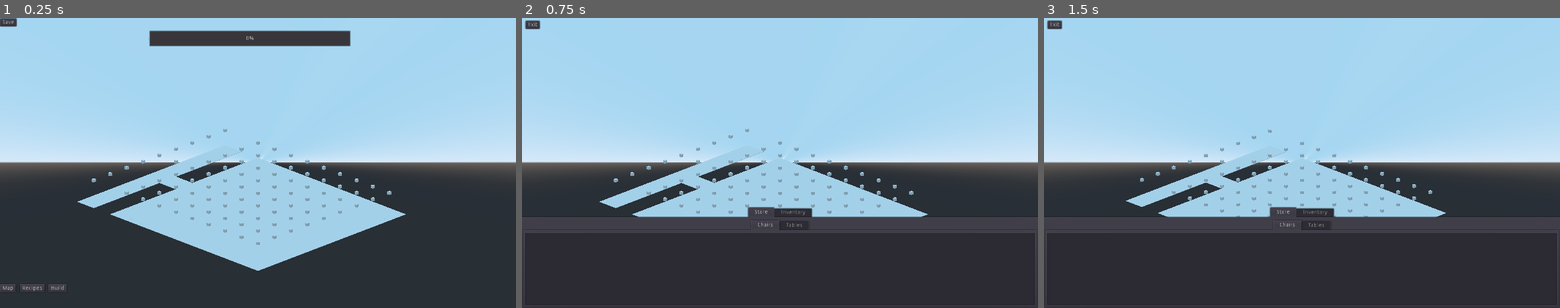
Above: before the commit, frames 1-3 (left to right).
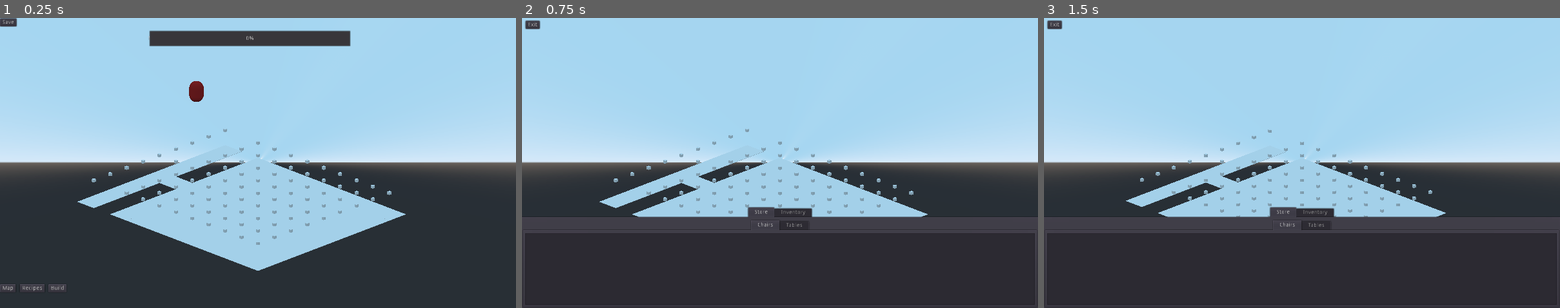
Above: after the commit, the same moments.

Repository: bigigloogames/Emperor-s-Restaurant
Game: Godot game, scene res://scenes/Restaurant.tscn
Same seed, same stepped clock (60 frames per second), same inputs: the game is played once before the commit and once after it. The project has no main scene, so this scene is started directly.
Inputs (mouse positions are in pixels of both pictures, inside the frame that each line leads up to):
- Up to frame 1 (0.25 s): no input
- Up to frame 2 (0.75 s): click "Build" at 0.5 s
- Up to frame 3 (1.5 s): tap Enter at 1.25 s; move the mouse to (1415, 148) at 1.27 s; hold Up (ui_up) from 1.28 s (still down); tap Mouse wheel down (wheel_down) at 1.35 s; click (1415, 148) at 1.42 s

The runs differ from the first frame. In frame 1, 0.2% of the frame differs, in the area x 36-40%, y 21-29%; in frame 2, nothing differs; in frame 3, nothing differs.

Commit message:
Add Waiter Routine

Diff:
--- a/scripts/Astar.gd
+++ b/scripts/Astar.gd
@@ -30,7 +30,7 @@
 				if chair:
 					set_cell_item(chair.x, 1, chair.z, SEAT_TILE, 0)
 					set_cell_item(m, 1, n, TABLE_TILE, 0)
-					seats.push_back(chair)
+					seats.append([chair, Vector3(m, 1, n)])
 	set_cell_item(-1, 1, int(room_size/2), PATH_TILE, 0)
 	return seats
 
@@ -72,11 +72,8 @@
 					if v3_to_index(v3 + cell) in all_points:
 						var idx1 = all_points[v3_to_index(cell)]
 						var idx2 = all_points[v3_to_index(cell + v3)]
-						if idx1 == 47:
-							print(idx2)
-							print(v3_to_index(cell + v3))
 						if !astar.are_points_connected(idx1, idx2):
-								astar.connect_points(idx1, idx2, true)
+							astar.connect_points(idx1, idx2, true)
 
 
 func generate_path(start, end):
--- a/scripts/Restaurant.gd
+++ b/scripts/Restaurant.gd
@@ -16,6 +16,8 @@
 onready var Recipes = $Recipes
 var sav_dict = {}
 var seats = []
+var waiters = []
+var queue = []
 var selected_item = -1
 var build_mode = false
 var tables = []
@@ -35,25 +37,51 @@
 	chairs = Chairs.populate_list(mesh_lib, "Chair")
 
 	init_astar()
+	spawn_waiters()
 
 
 func _on_CustomerTimer_timeout():  # Spawn customers
 	if seats:
 		var NewUnit = Unit.instance()
 		self.add_child(NewUnit)
-		var free_seat = seats.pop_back()
+		var free_seat = seats.pop_back()[0]
 		Astar.toggle_seat(free_seat)
 		NewUnit.move_to(free_seat)
 		Astar.toggle_seat(free_seat)
 
 
-func _on_Seating_body_entered(body):  # Detect customers entering seats
+func spawn_waiters():
+	waiters.clear()
+	var Waiter = Unit.instance()
+	self.add_child(Waiter)
+	waiters.append(Waiter)
+
+
+func _on_Seating_body_entered(_body, table):  # Detect customers entering seats
+	queue.append(table)
+
+
+func serve_customer():
+	if !queue.empty() and !waiters.empty():
+		var table = queue.pop_front()
+		Astar.toggle_seat(table)
+		waiters.pop_front().move_to(table)
+		Astar.toggle_seat(table)
+
+
+func _on_Table_body_entered(body, seat):  # Detect waiter reaching table
+	var customer = seat.get_overlapping_bodies()[0]
+	body.move_to(Vector3(0, 1, 0))
 	var eating_timer = Timer.new()  # Eating time
 	eating_timer.wait_time = 10
 	eating_timer.one_shot = true
-	body.add_child(eating_timer)
+	customer.add_child(eating_timer)
 	eating_timer.start()
-	eating_timer.connect("timeout", self, "_on_EatingTimer_timeout", [body])
+	eating_timer.connect("timeout", self, "_on_EatingTimer_timeout", [customer])
+
+
+func _on_Waiter_body_entered(body):
+	waiters.append(body)
 
 
 func _on_EatingTimer_timeout(body):  # Customer is finished eating
@@ -61,7 +89,7 @@
 		body.move_to(Vector3(-2, 1, 8))
 
 
-func _on_Seating_body_exited(body, seat):  # Detect customers leaving seats
+func _on_Seating_body_exited(_body, seat):  # Detect customers leaving seats
 	seats.push_back(seat)
 
 
@@ -142,6 +170,7 @@
 			furni_array[furni[0]][furni[2]] = data
 		sav_dict["furniture"] = furni_array
 		init_astar()
+		spawn_waiters()
 		CustomerTimer.start()
 
 
@@ -149,6 +178,7 @@
 func _process(delta):
 	zoom()
 	pan()
+	serve_customer()
 
 
 func zoom():
@@ -219,19 +249,45 @@
 			sav_dict["room_size"], sav_dict["furniture"], tables, chairs)
 	Astar.generate_astar()
 	for seat in seats:
-		var area = Area.new()
-		add_child(area)
-		area.add_to_group("seat_area")
-		var collision = CollisionShape.new()
-		collision.shape = BoxShape.new()
-		collision.shape.extents = Vector3(0.25, 0.25, 0.25)
-		area.add_child(collision)
-		var coord = Astar.map_to_world(seat.x, seat.y, seat.z)
-		area.translation.x = coord.x
-		area.translation.z = coord.z
-		area.translation.y = 1
-		area.connect("body_entered", self, "_on_Seating_body_entered")
-		area.connect("body_exited", self, "_on_Seating_body_exited", [seat])
+		var chair = seat[0]
+		var table = seat[1]
+		var chair_area = Area.new()
+		add_child(chair_area)
+		chair_area.add_to_group("seat_area")
+		var chair_collision = CollisionShape.new()
+		chair_collision.shape = BoxShape.new()
+		chair_collision.shape.extents = Vector3(0.05, 0.1, 0.05)
+		chair_area.add_child(chair_collision)
+		var seat_coord = Astar.map_to_world(chair.x, chair.y, chair.z)
+		chair_area.translation.x = seat_coord.x
+		chair_area.translation.z = seat_coord.z
+		chair_area.translation.y = 1.5
+		chair_area.connect("body_entered", self, "_on_Seating_body_entered", [table])
+		chair_area.connect("body_exited", self, "_on_Seating_body_exited", [seat])
+		var table_area = Area.new()
+		add_child(table_area)
+		table_area.add_to_group("seat_area")
+		var table_collision = CollisionShape.new()
+		table_collision.shape = BoxShape.new()
+		table_collision.shape.extents = Vector3(0.01, 0.01, 0.01)
+		table_area.add_child(table_collision)
+		var table_coord = Astar.map_to_world(table.x, table.y, table.z)
+		table_area.translation.x = table_coord.x
+		table_area.translation.z = table_coord.z
+		table_area.translation.y = 1
+		table_area.connect("body_entered", self, "_on_Table_body_entered", [chair_area])
+		var waiter_area = Area.new()
+		add_child(waiter_area)
+		waiter_area.add_to_group("seat_area")
+		var waiter_collision = CollisionShape.new()
+		waiter_collision.shape = BoxShape.new()
+		waiter_collision.shape.extents = Vector3(0.01, 0.01, 0.01)
+		waiter_area.add_child(waiter_collision)
+		var waiter_coord = Astar.map_to_world(0, 1, 0)
+		waiter_area.translation.x = waiter_coord.x
+		waiter_area.translation.z = waiter_coord.z
+		waiter_area.translation.y = 1
+		waiter_area.connect("body_entered", self, "_on_Waiter_body_entered")
 
 
 func _on_Map_pressed():
--- a/scripts/Unit.gd
+++ b/scripts/Unit.gd
@@ -23,16 +23,4 @@
 
 func move_to(target_pos):
 	path = astar_map.generate_path(global_transform.origin, target_pos)
-	var map = []
-	for location in path:
-		map.append(astar_map.world_to_map(location))
-	print(map)
 	path_idx = 0
-
-
-func visit_restaurant():
-	move_to(Vector3(1, 0, 10))
-	yield(get_tree().create_timer(10.0), "timeout")
-	move_to(Vector3(-2, 1, 1))
-	yield(get_tree().create_timer(10.0), "timeout")
-	self.queue_free()
